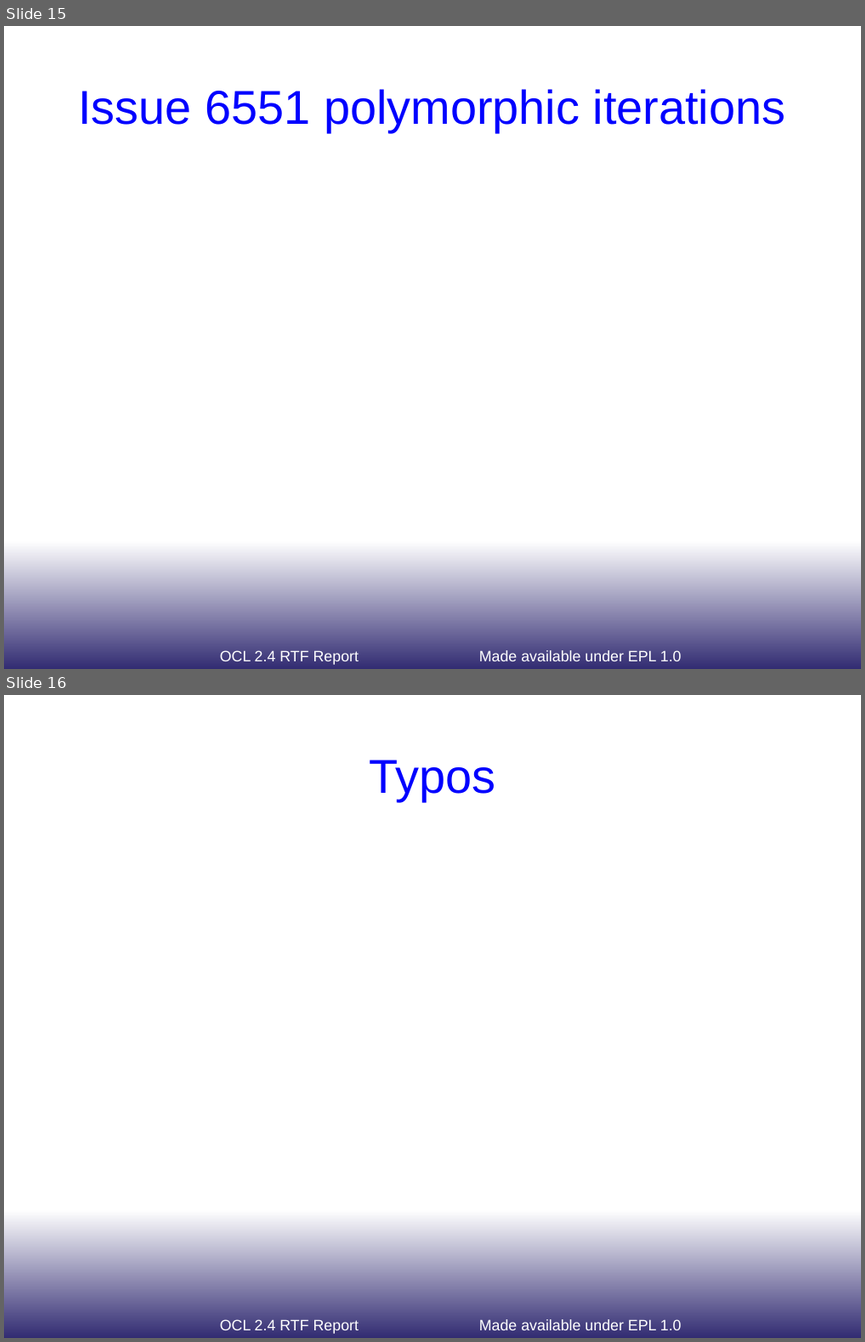
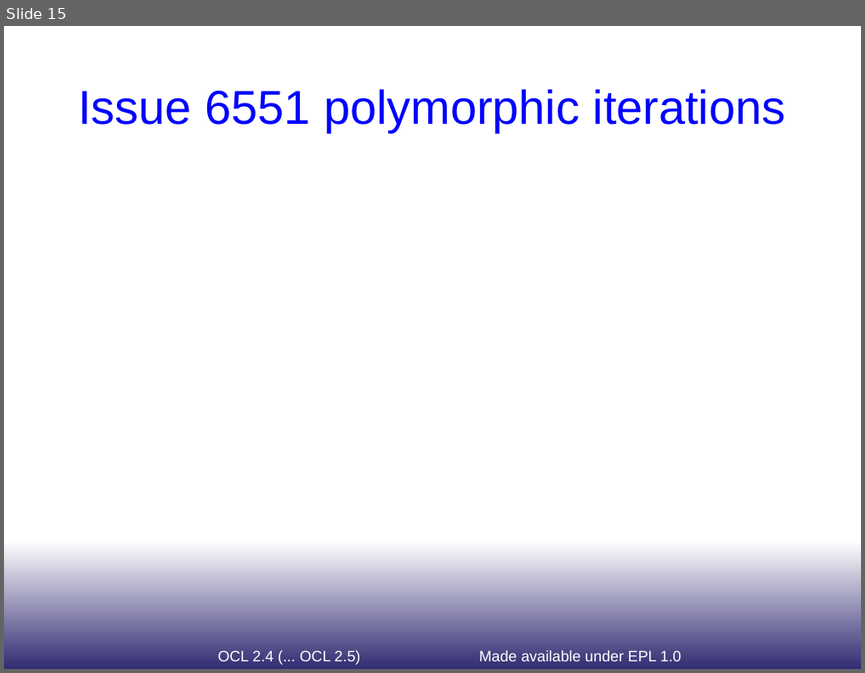
Before and after one commit to eclipse-ocl/ocl-website, a slide deck: ocl/docs/publications/OMG2013Sep/ADTFOCL2013.odp. Shown one above the other, each under a label of ours: slides 15 and 16 before the commit, slide 15 after it. The pictures are 865x1342 and 865x673 pixels, drawn with LibreOffice and Linux fonts; fonts in the diff are those of the drawing. Boxes give left, top, right and bottom in pixels: in the first picture for what was removed or moved away, otherwise in the second. Text is boxed around its words. In the diff, an @@ line names an element or a change of style, - is before the commit and + after.

```diff
--- a/ocl/docs/publications/OMG2013Sep/ADTFOCL2013.odp
+++ b/ocl/docs/publications/OMG2013Sep/ADTFOCL2013.odp
@@ slide 16 removed at bbox=[4, 695, 861, 1338], background gradient #FFFFFF to #322C72; not listed: 1 template element that a slide beside it also shows @@
@@ title removed at bbox=[369, 760, 495, 801] @@
-Typos
@@ text removed at bbox=[220, 1319, 358, 1333] @@
-OCL 2.4 RTF Report
@@ slide 15 changed as well @@
@@ text at bbox=[218, 650, 361, 664]: text changed @@
-OCL 2.4 RTF Report
+OCL 2.4 (... OCL 2.5)
```
Also in this commit, not shown: 14 other slides changed, 2 slides added.
